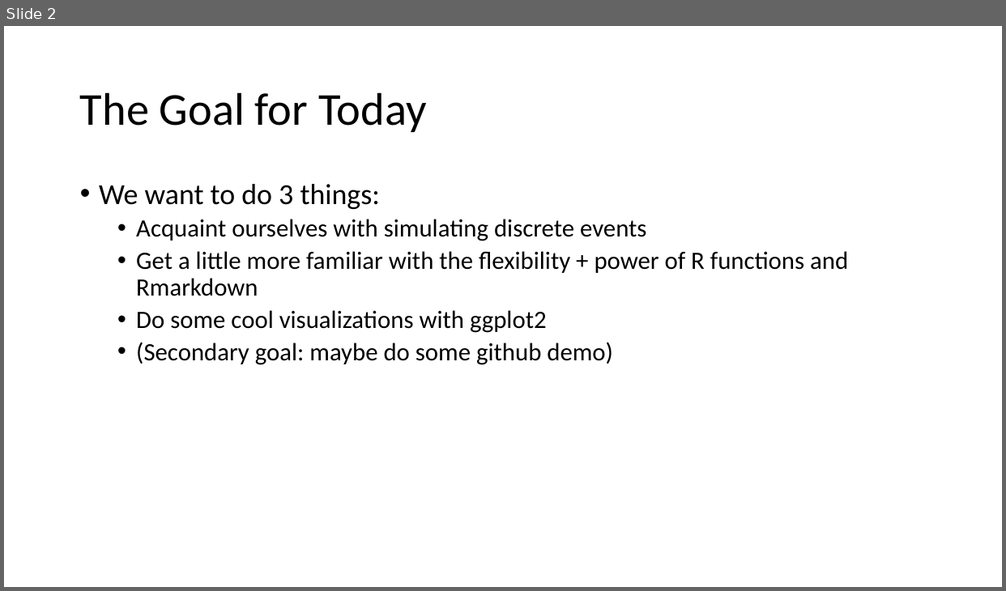
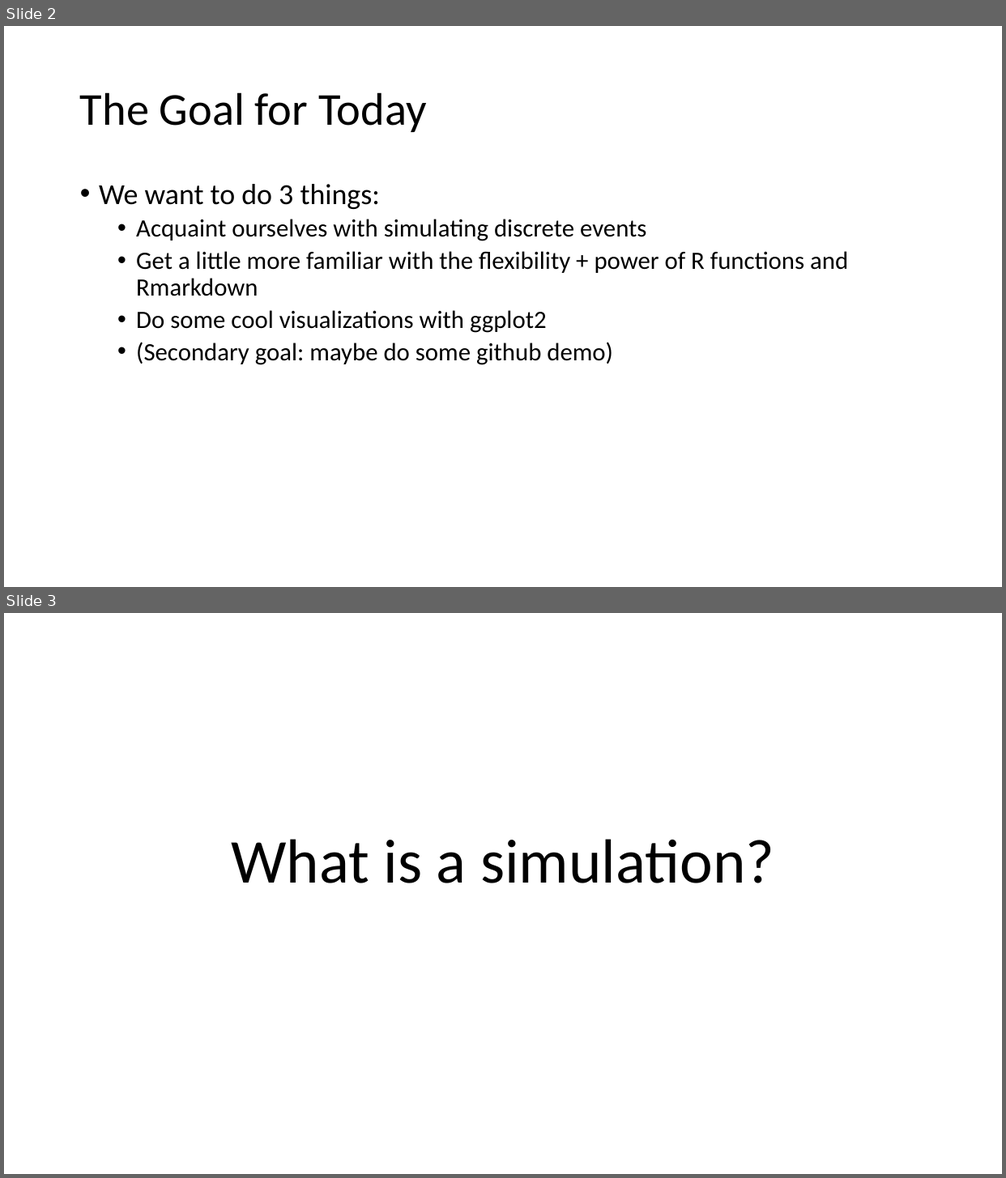
Before and after one commit to dmuratore/msmb_supplements, a slide deck: 10_28_ch1/slides/slides_ch1.pptx. Shown one above the other, each under a label of ours: slide 2 before the commit, slides 2 and 3 after it. The pictures are 1006x591 and 1006x1178 pixels, drawn with LibreOffice and Linux fonts; fonts in the diff are those of the drawing. Boxes give left, top, right and bottom in pixels: in the first picture for what was removed or moved away, otherwise in the second. Text is boxed around its words. In the diff, an @@ line names an element or a change of style, - is before the commit and + after.

```diff
--- a/10_28_ch1/slides/slides_ch1.pptx
+++ b/10_28_ch1/slides/slides_ch1.pptx
@@ slide 3 added at (4,613,1002,1174), background #FFFFFF @@
@@ title added at (231,839,774,884), 60 pt, text #000000 @@
+What is a simulation?
```
Also in this commit, not shown: 8 other slides added, 1 slide removed, 1 other file.
